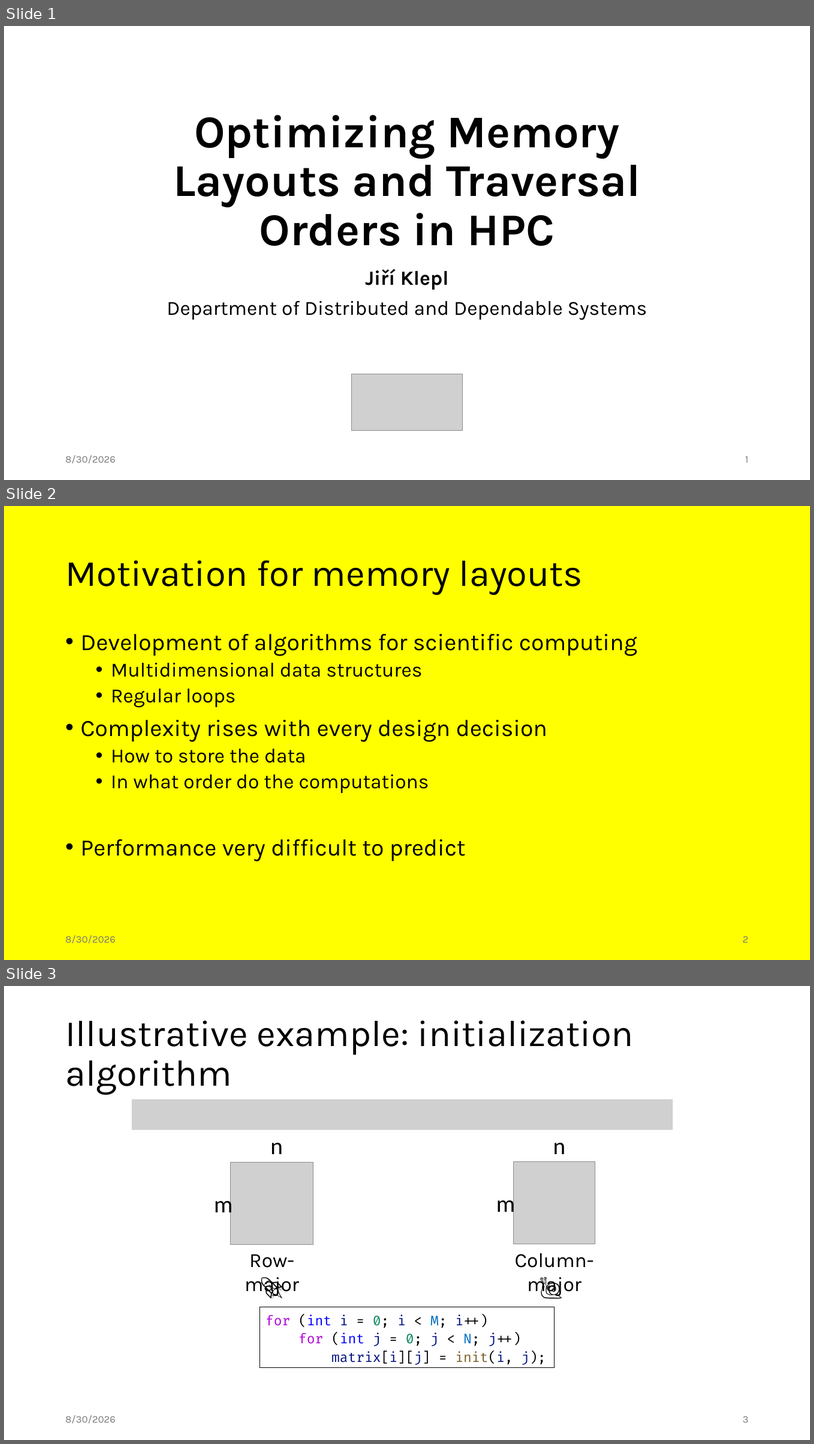
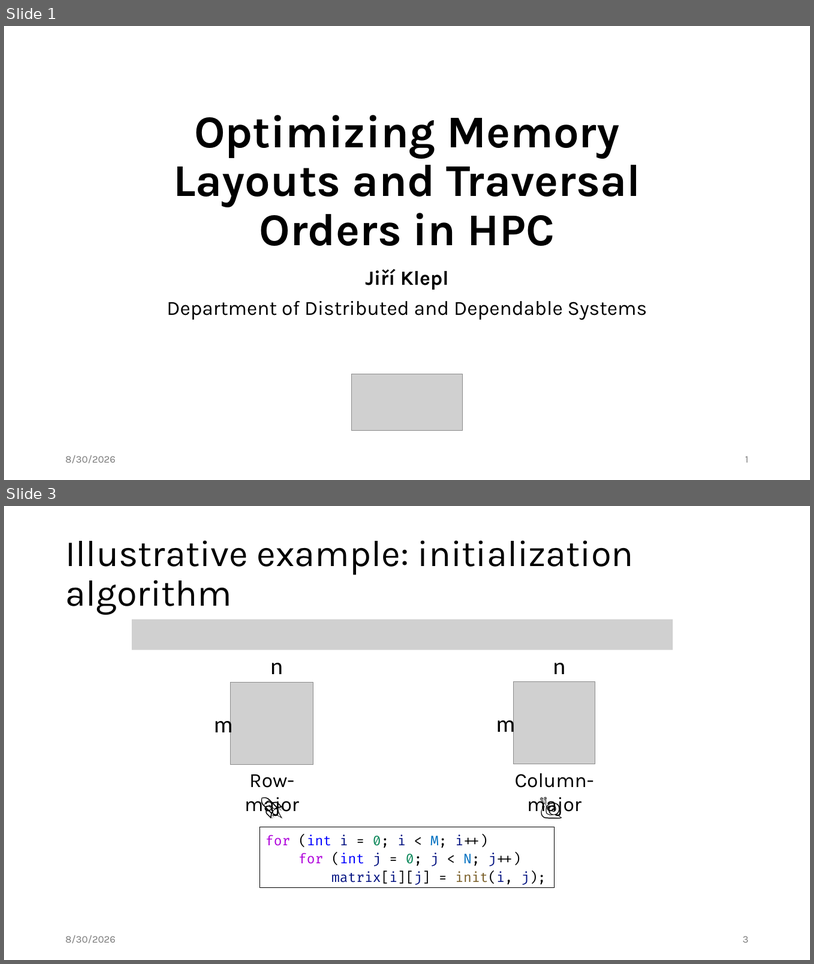
Before and after one commit to jiriklepl/phd-thesis, a slide deck: slides/Optimizing Memory Layouts and Traversal Orders in High-Performance Computing.pptx. Shown one above the other, each under a label of ours: slides 1, 2 and 3 before the commit, slides 1 and 3 after it; the slides between them are not shown. The pictures are 814x1444 and 814x964 pixels, drawn with LibreOffice and Linux fonts; fonts in the diff are those of the drawing; grey boxes stand for pictures. Boxes give left, top, right and bottom in pixels: in the first picture for what was removed or moved away, otherwise in the second. Text is boxed around its words. In the diff, an @@ line names an element or a change of style, - is before the commit and + after.

```diff
--- a/slides/Optimizing Memory Layouts and Traversal Orders in High-Performance Computing.pptx
+++ b/slides/Optimizing Memory Layouts and Traversal Orders in High-Performance Computing.pptx
@@ slide 2 removed at bbox=[4, 506, 810, 960], background #FFFF00 @@
@@ title removed at bbox=[65, 560, 583, 595] @@
-Motivation for memory layouts
@@ text removed at bbox=[81, 634, 638, 861] @@
-• Development of algorithms for scientific computing
-  • Multidimensional data structures
-  • Regular loops
-• Complexity rises with every design decision
-  • How to store the data
-  • In what order do the computations
-• Performance very difficult to predict
@@ text removed at bbox=[65, 935, 116, 943] @@
-8/30/2026
@@ page number removed at bbox=[743, 936, 749, 942] @@
-2
```
Also in this commit, not shown: 1 slide changed, 2 slides added.
